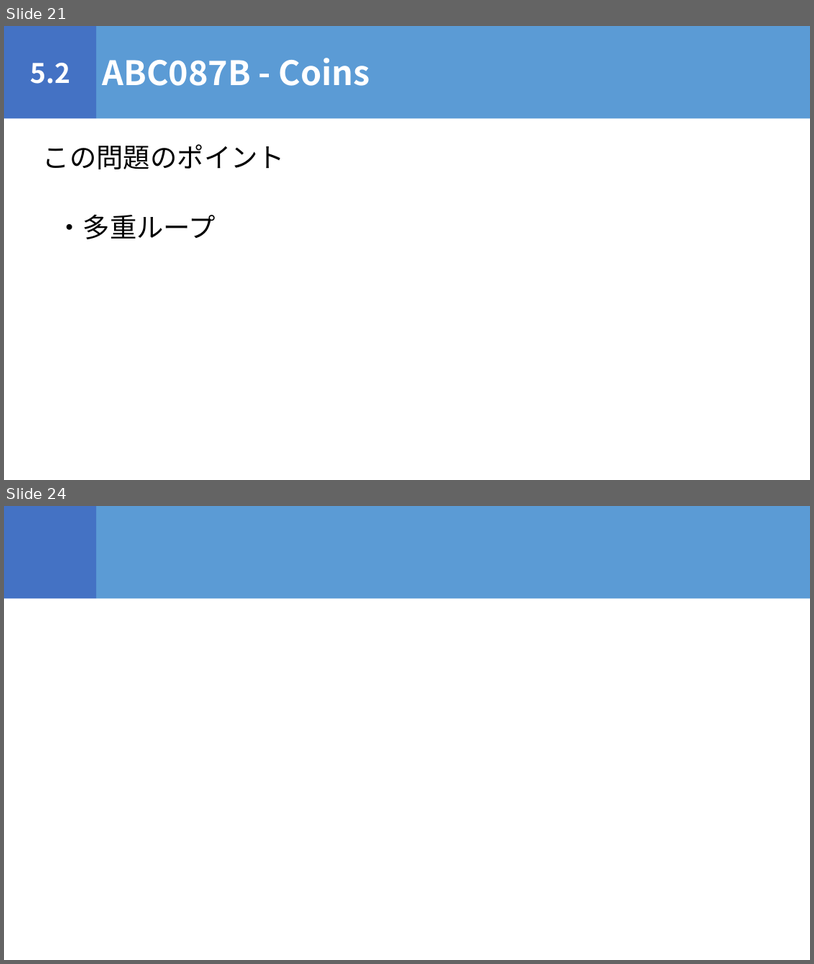
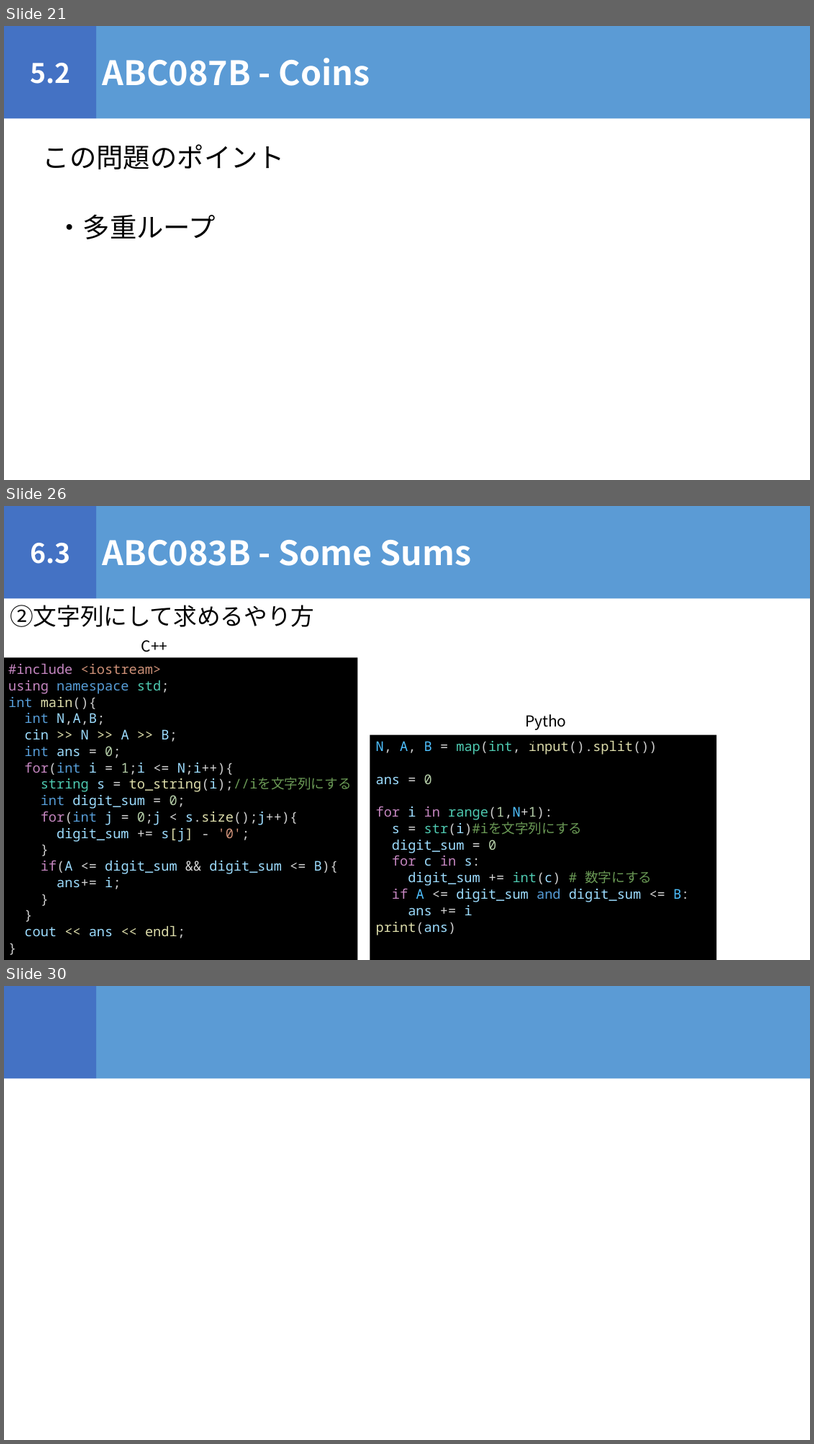
Before and after one commit to igeeeeee/triC_AtCoder_Beginners_Selection, a slide deck: ABS_勉強会.pptx. Shown one above the other, each under a label of ours: slides 21 and 24 before the commit, slides 21, 26 and 30 after it; the slides between them are not shown. The pictures are 814x964 and 814x1444 pixels, drawn with LibreOffice and Linux fonts; fonts in the diff are those of the drawing. Boxes give left, top, right and bottom in pixels: in the first picture for what was removed or moved away, otherwise in the second. Text is boxed around its words. In the diff, an @@ line names an element or a change of style, - is before the commit and + after.

```diff
--- a/ABS_勉強会.pptx
+++ b/ABS_勉強会.pptx
@@ slide 26 added at <box>4,506,810,960</box>, background #FFFFFF @@
@@ rectangle added at <box>4,506,97,599</box>, fill #4472C4, 32 pt, text #FFFFFF, bold @@
+6.3
@@ rectangle added at <box>97,506,810,599</box>, fill #5B9BD5, 40 pt, text #FFFFFF, bold @@
+ABC083B - Some Sums
@@ text added at <box>10,605,314,627</box>, 28 pt, text #000000 @@
+②文字列にして求めるやり方
@@ text added at <box>142,640,168,652</box>, 18 pt, text #000000 @@
+C++
@@ rectangle added at <box>4,657,358,960</box>, fill #000000, 16 pt, text #9CDCFE @@
+#include <iostream>
+using namespace std;
+int main(){
+int N,A,B;
+cin >> N >> A >> B;
+int ans = 0;
+for(int i = 1;i <= N;i++){
+string s = to_string(i);//iを文字列にする
+int digit_sum = 0;
+for(int j = 0;j < s.size();j++){
+digit_sum += s[j] - '0';
+}
+if(A <= digit_sum && digit_sum <= B){
+ans+= i;
+}
+}
+cout << ans << endl;
+}
@@ text added at <box>520,708,581,732</box>, 18 pt, text #000000 @@
+Python
@@ rectangle added at <box>370,735,718,960</box>, fill #000000, 16 pt, text #9CDCFE @@
+N, A, B = map(int, input().split())
+ans = 0
+for i in range(1,N+1):
+s = str(i)#iを文字列にする
+digit_sum = 0
+for c in s:
+digit_sum += int(c) # 数字にする
+if A <= digit_sum and digit_sum <= B:
+ans += i
+print(ans)
@@ what was slide 24 is now slide 30 @@
```
Also in this commit, not shown: 1 slide changed, 6 other slides added, 1 slide removed, 7 other files.
